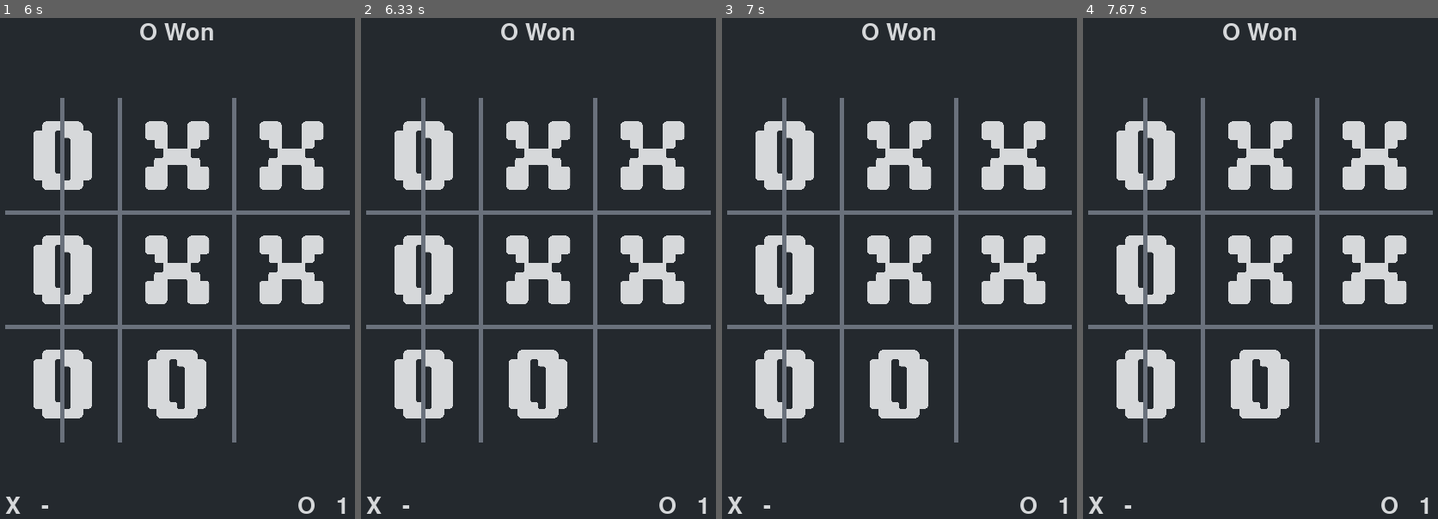
Above: before the commit, frames 1-4 (left to right).
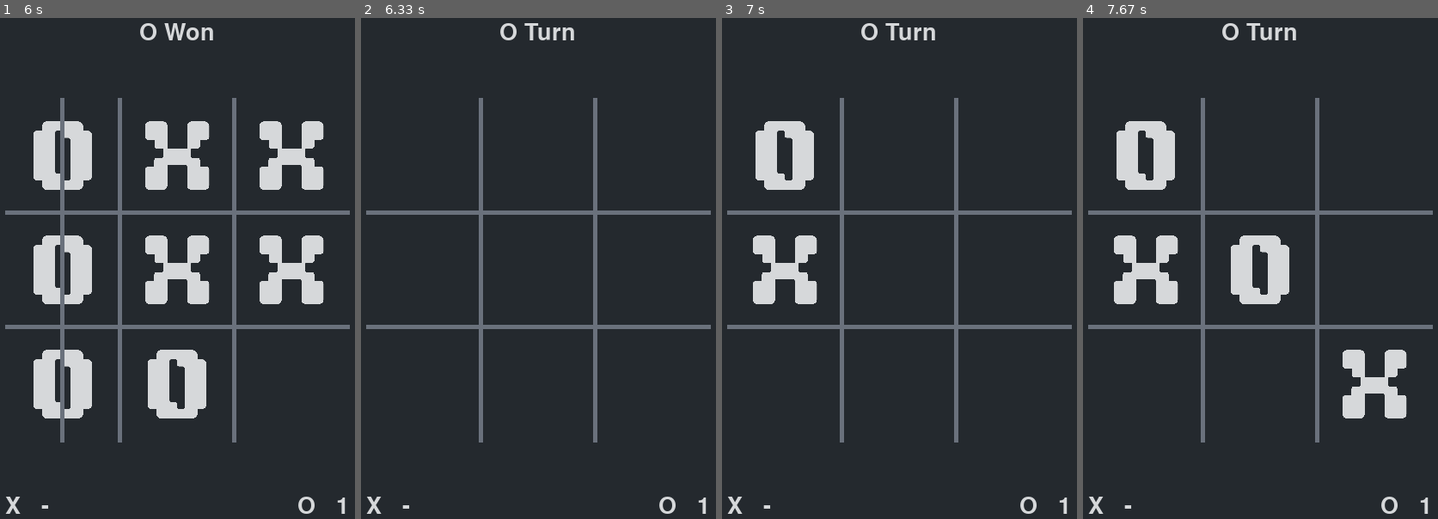
Above: after the commit, the same moments.

Repository: cwrlcarl/pygame-mini-games
Game: pygame game, started from tic-tac-toe/src/main.py
Two runs of this game, one before a commit and one after it. Both use one fixed random seed, a clock stepped at 60 frames per second and the inputs below.
Inputs (mouse positions are in pixels of both pictures, inside the frame that each line leads up to):
- Up to frame 1 (6 s): hold R 0.33-0.8 s; click (181, 308) at 0.88 s; click (17, 178) at 1.22 s; click (237, 323) at 1.55 s; click (152, 423) at 2.38 s; click (159, 168) at 2.72 s; click (10, 328) at 4.05 s; click (287, 163) at 4.38 s; click (28, 233) at 5.72 s
- Up to frame 2 (6.33 s): hold R from 6 s (still down)
- Up to frame 3 (7 s): release R at 6.47 s; click (785, 158) at 6.55 s; click (739, 308) at 6.88 s
- Up to frame 4 (7.67 s): click (1210, 248) at 7.22 s; click (1420, 413) at 7.55 s

Frame 1 is identical in both runs. In frame 2, 14% of the frame differs, in the area x 9-92%, y 1-85%; in frame 3, 11%; in frame 4, 13%.

Commit message:
Add game restart and randomize starting turn

Diff:
--- a/tic-tac-toe/src/game.py
+++ b/tic-tac-toe/src/game.py
@@ -15,6 +15,11 @@
         self.line = None
         self.x_score = 0
         self.o_score = 0
+        self.tictactoe = TicTacToe()
+
+    def restart_game(self):
+        self.winner = None
+        self.line = None
         self.tictactoe = TicTacToe()
 
     def draw_grid(self):
@@ -113,10 +118,12 @@
                             self.line = line
                             if winner == 'x':
                                 self.x_score += 1
-                                print(f'{winner.upper()}: {self.x_score}')
                             else:
                                 self.o_score += 1
-                                print(f'{winner.upper()}: {self.o_score}')
+
+            if event.type == pygame.KEYDOWN:
+                if event.key == pygame.K_r and self.winner:
+                    self.restart_game()
 
     def run(self):
         while self.running:
--- a/tic-tac-toe/src/tictactoe.py
+++ b/tic-tac-toe/src/tictactoe.py
@@ -1,9 +1,10 @@
+import random as rd
 from settings import *
 
 class TicTacToe:
     def __init__(self):
         self.board = [[None]*3, [None]*3, [None]*3]
-        self.turn = 'x'
+        self.turn = rd.choice(['x', 'o'])
 
     def get_board(self):
         return self.board
